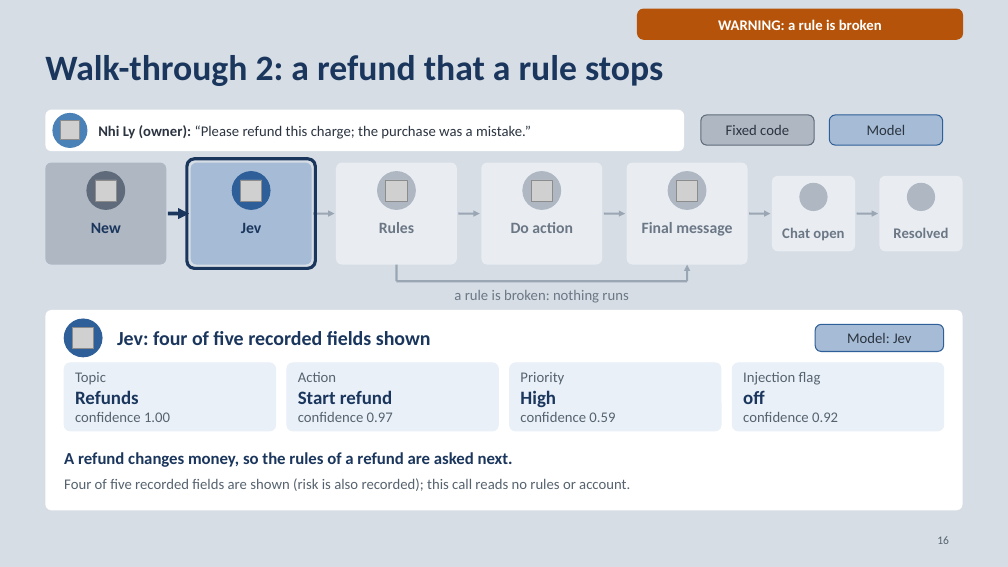
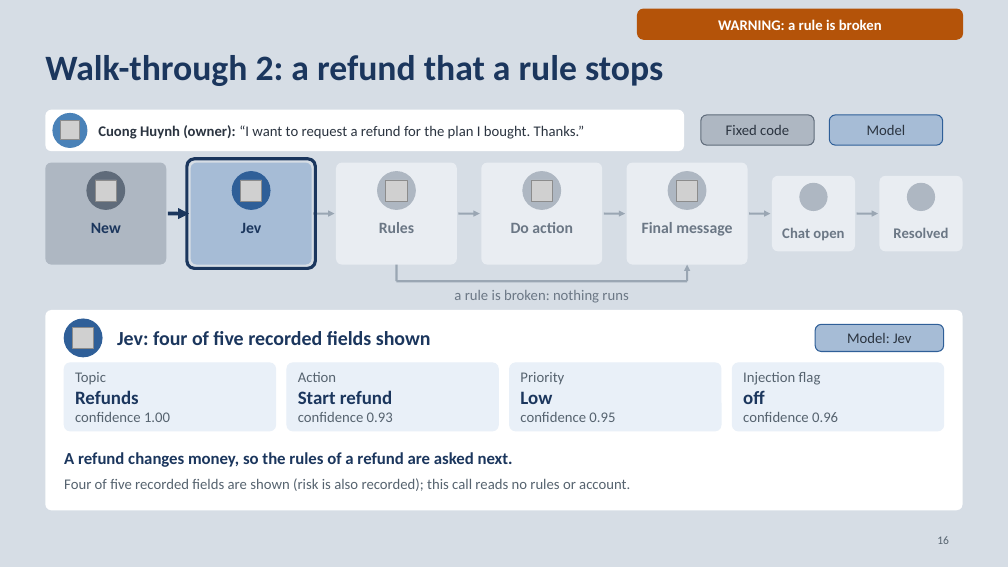
Before and after one commit to neilonthesky/english-presentation, a slide deck: slide 16 of slides/deck.pptx. Drawn at 1008x567 pixels with LibreOffice and Linux fonts; fonts in the diff are those of the drawing; grey boxes stand for pictures; background and template pictures are left out. Boxes give left, top, right and bottom in pixels: in the first picture for what was removed or moved away, otherwise in the second. Text is boxed around its words. In the diff, an @@ line names an element or a change of style, - is before the commit and + after.

Commit message:
feat(experiment): added a high-impact triage challenge set
- Added a deterministic dataset generator configuration for a
  1,024-request challenge set across 26 types and five strata,
  preserving the existing v38 data.
- Updated the experiment documentation with the new dataset composition,
  run instructions, and high-impact run results.

```diff
--- a/slides/deck.pptx
+++ b/slides/deck.pptx
@@ text at (98,125,585,139): text changed @@
-Nhi Ly (owner): “Please refund this charge; the purchase was a mistake.”
+Cuong Huynh (owner): “I want to request a refund for the plan I bought. Thanks.”
@@ text in rounded rectangle at (298,412,393,422): text changed @@
-confidence 0.97
+confidence 0.93
@@ text in rounded rectangle at (520,412,615,422): text changed @@
-High
-confidence 0.59
+Low
+confidence 0.95
@@ text in rounded rectangle at (743,412,838,422): text changed @@
-confidence 0.92
+confidence 0.96
```
Also in this commit, not shown: 20 other slides changed, 12 other files.
